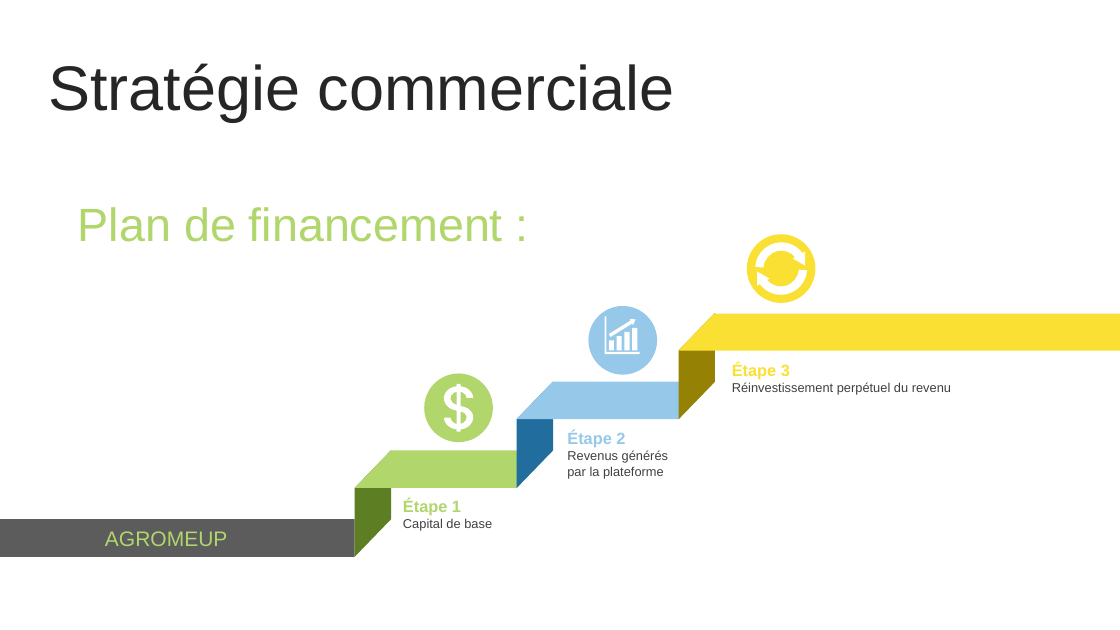
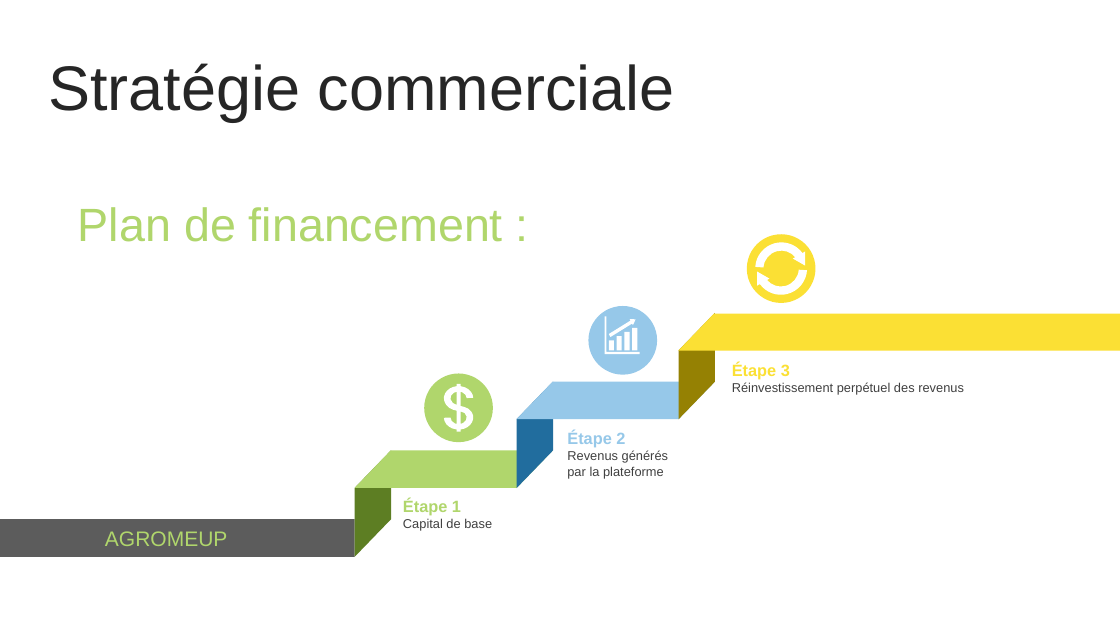
Before and after one commit to Asrielbot/Team-16, a slide deck: slide 8 of présentation workshop.pptx. Drawn at 1120x630 pixels with LibreOffice and Linux fonts; fonts in the diff are those of the drawing. Boxes give left, top, right and bottom in pixels: in the first picture for what was removed or moved away, otherwise in the second. Text is boxed around its words. In the diff, an @@ line names an element or a change of style, - is before the commit and + after.

```diff
--- a/présentation workshop.pptx
+++ b/présentation workshop.pptx
@@ text at (x1=732, y1=382, x2=964, y2=395): text changed @@
-Réinvestissement perpétuel du revenu
+Réinvestissement perpétuel des revenus
```
Also in this commit, not shown: 4 other slides changed.
